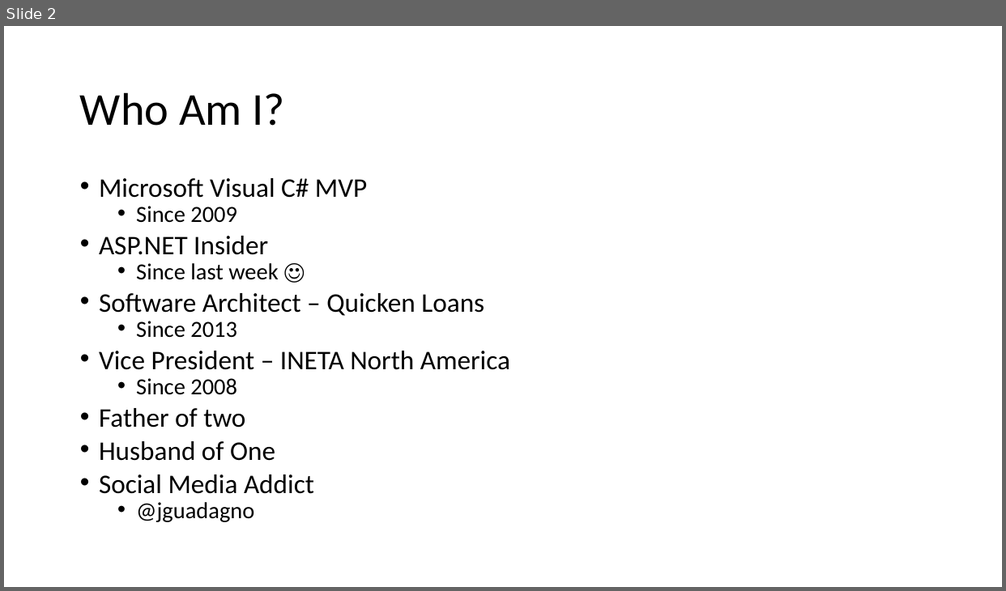
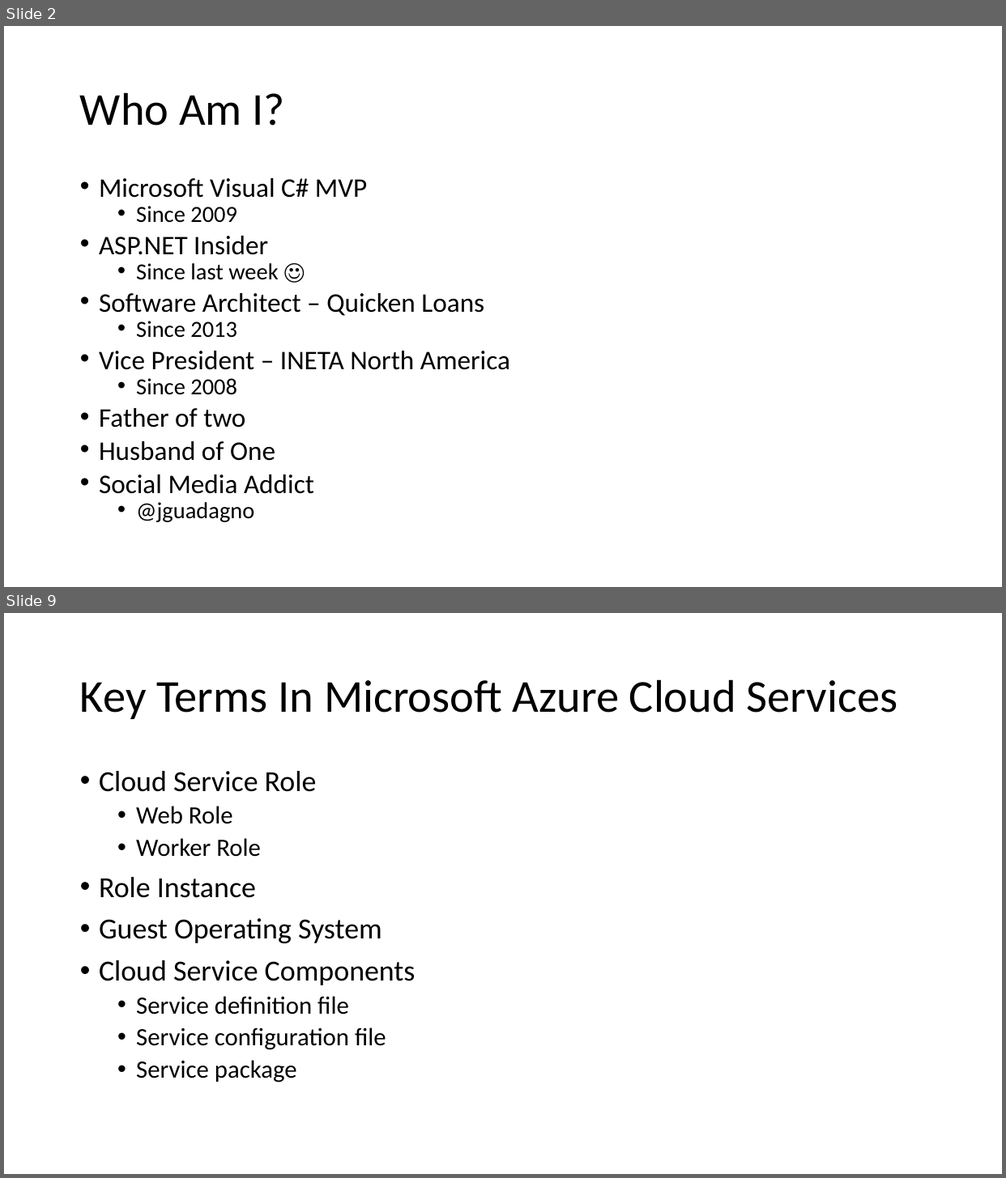
Before and after one commit to jguadagno/AzurePhotos, a slide deck: Azure Cloud Services.pptx. Shown one above the other, each under a label of ours: slide 2 before the commit, slides 2 and 9 after it; the slides between them are not shown. The pictures are 1006x591 and 1006x1178 pixels, drawn with LibreOffice and Linux fonts; fonts in the diff are those of the drawing. Boxes give left, top, right and bottom in pixels: in the first picture for what was removed or moved away, otherwise in the second. Text is boxed around its words. In the diff, an @@ line names an element or a change of style, - is before the commit and + after.

```diff
--- a/Azure Cloud Services.pptx
+++ b/Azure Cloud Services.pptx
@@ slide 9 added at (4,613,1002,1174), background #FFFFFF @@
@@ title added at (80,679,897,719), 44 pt, text #000000 @@
+Key Terms In Microsoft Azure Cloud Services
@@ text added at (99,771,415,1083), 24 pt, text #000000 @@
+• Cloud Service Role
+  • Web Role
+  • Worker Role
+• Role Instance
+• Guest Operating System
+• Cloud Service Components
+  • Service definition file
+  • Service configuration file
+  • Service package
```
Also in this commit, not shown: 2 slides changed, 22 other slides added.
